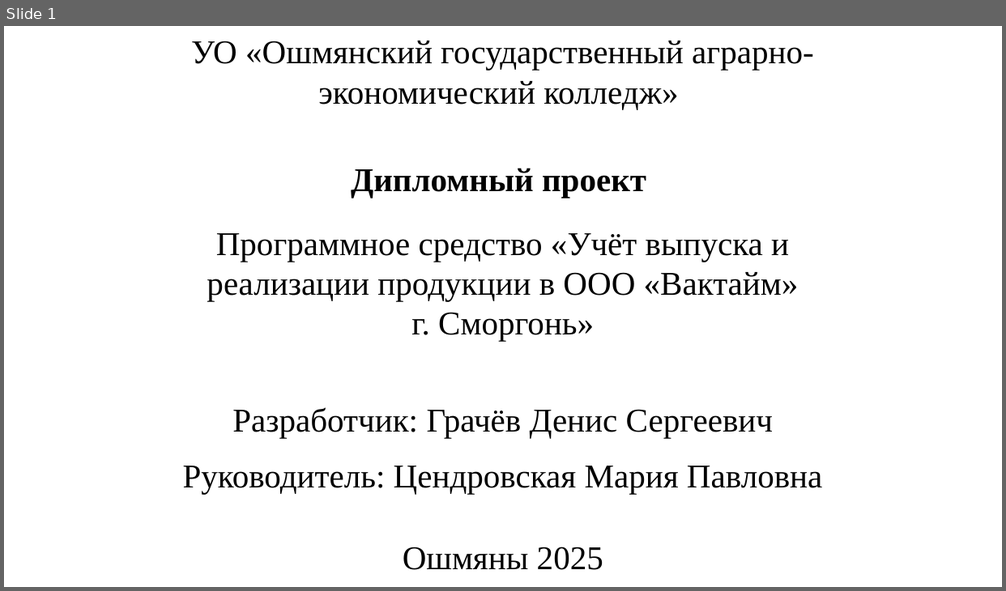
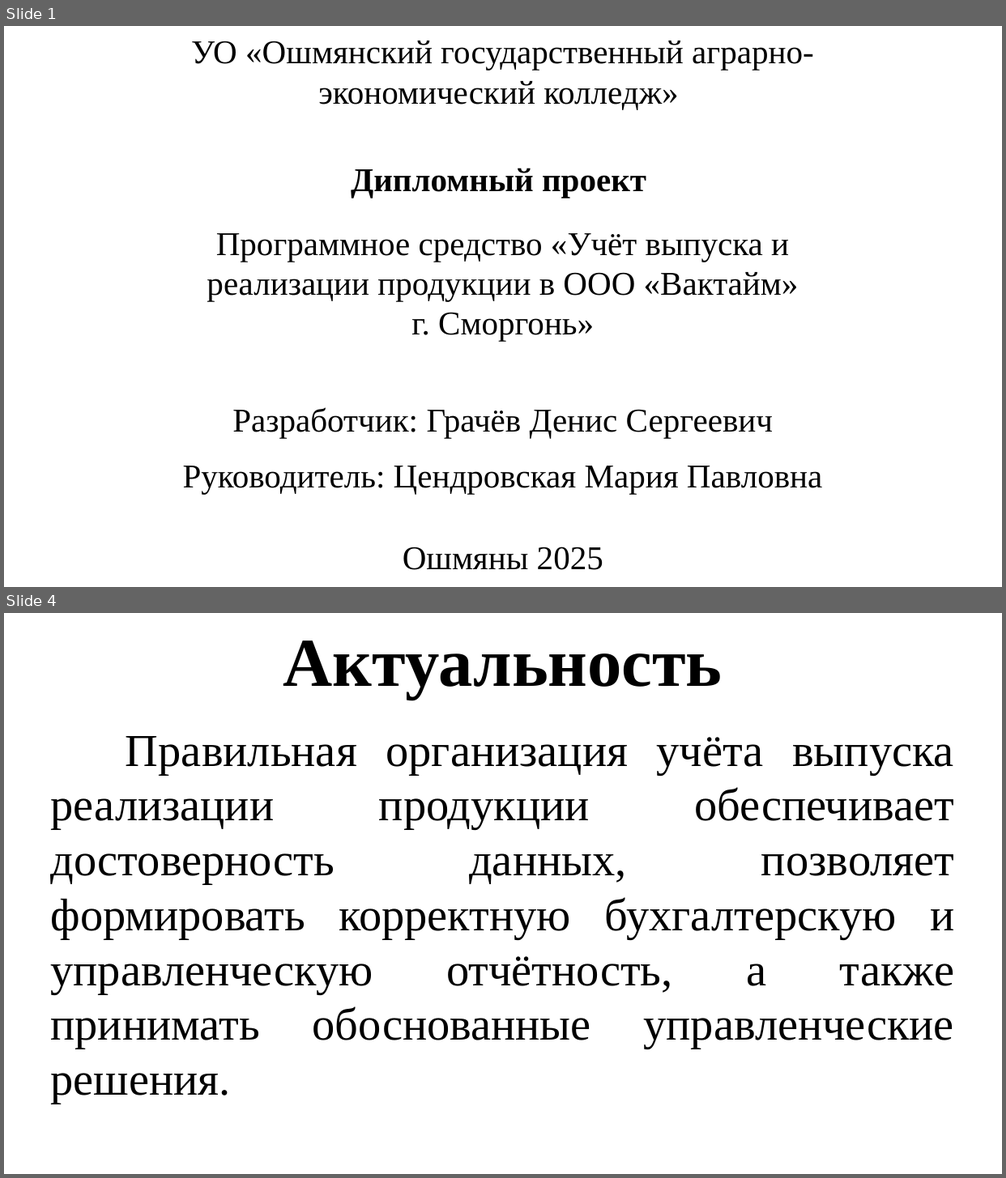
Before and after one commit to maldavan5916/VacTimeTP, a slide deck: Documentation/DIPLOM/Presentation.pptx. Shown one above the other, each under a label of ours: slide 1 before the commit, slides 1 and 4 after it; the slides between them are not shown. The pictures are 1006x591 and 1006x1178 pixels, drawn with LibreOffice and Linux fonts; fonts in the diff are those of the drawing. Boxes give left, top, right and bottom in pixels: in the first picture for what was removed or moved away, otherwise in the second. Text is boxed around its words. In the diff, an @@ line names an element or a change of style, - is before the commit and + after.

```diff
--- a/Documentation/DIPLOM/Presentation.pptx
+++ b/Documentation/DIPLOM/Presentation.pptx
@@ slide 4 added at (x1=4, y1=613, x2=1002, y2=1174), background #FFFFFF @@
@@ text added at (x1=283, y1=641, x2=722, y2=699), 66 pt, text #000000, bold @@
+Актуальность
@@ text added at (x1=51, y1=736, x2=954, y2=1104), 44 pt, text #000000 @@
+Правильная организация учёта выпуска реализации продукции обеспечивает достоверность данных, позволяет формировать корректную бухгалтерскую и управленческую отчётность, а также принимать обоснованные управленческие решения.
```
Also in this commit, not shown: 10 slides changed, 1 other slide added, 2 slides removed, 1 other file.
